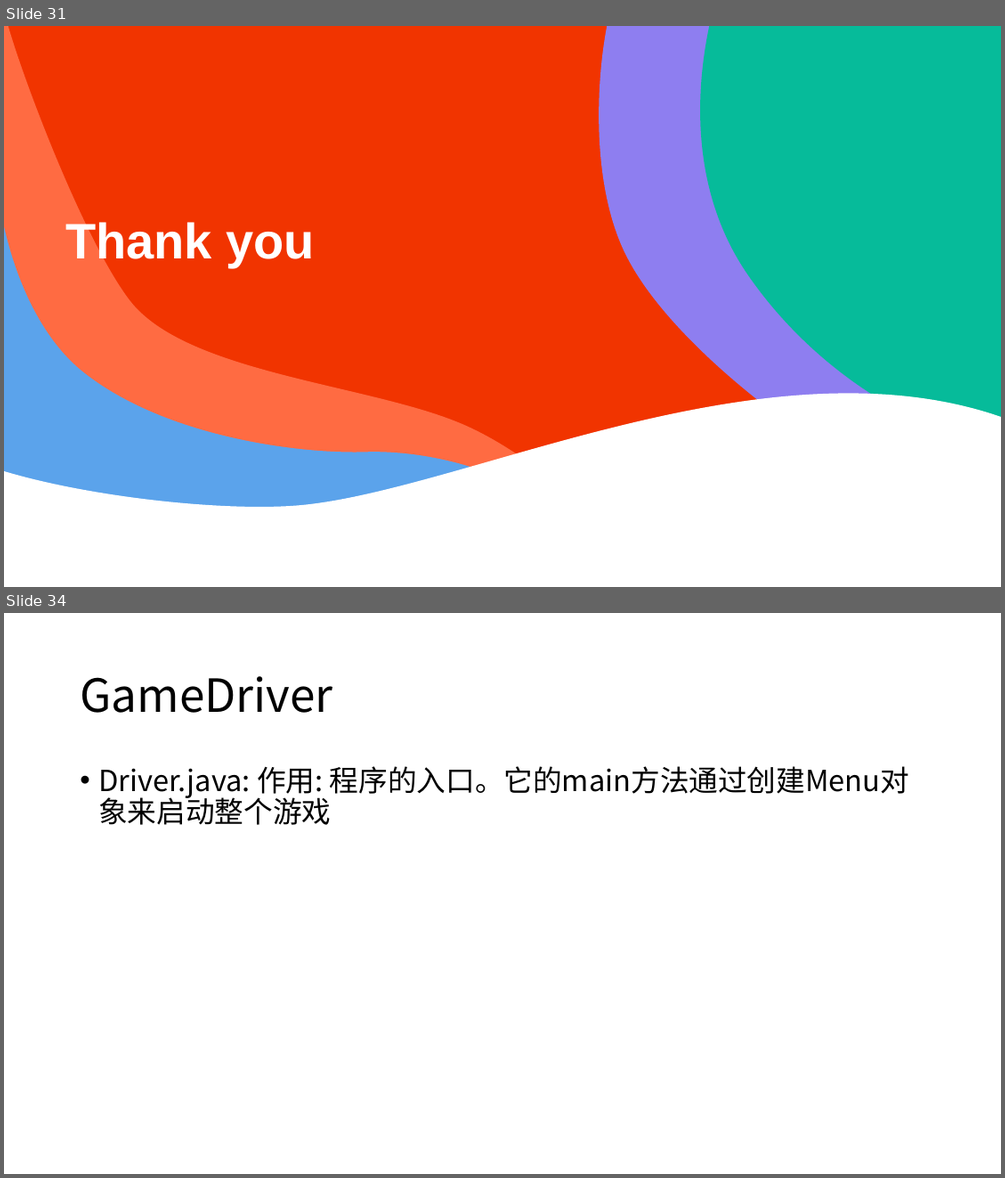
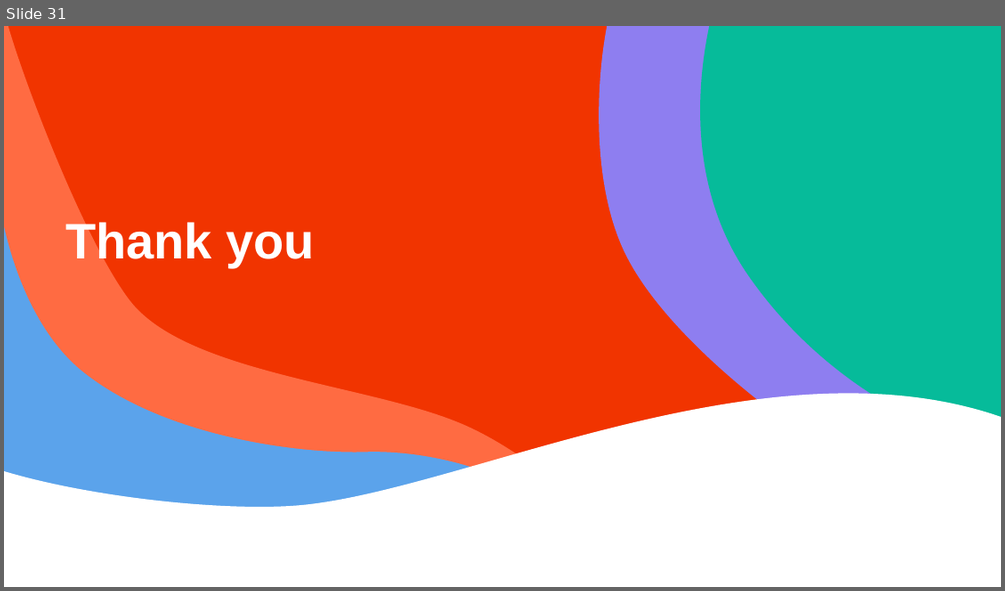
Before and after one commit to wzc506/mineswapper, a slide deck: uml.pptx. Shown one above the other, each under a label of ours: slides 31 and 34 before the commit, slide 31 after it; the slides between them are not shown. The pictures are 1005x1178 and 1005x591 pixels, drawn with LibreOffice and Linux fonts; fonts in the diff are those of the drawing. Boxes give left, top, right and bottom in pixels: in the first picture for what was removed or moved away, otherwise in the second. Text is boxed around its words. In the diff, an @@ line names an element or a change of style, - is before the commit and + after.

```diff
--- a/uml.pptx
+++ b/uml.pptx
@@ slide 34 removed at box(4, 613, 1001, 1174), background #FFFFFF @@
@@ title removed at box(80, 676, 332, 713) @@
-GameDriver
@@ text removed at box(98, 766, 909, 798) @@
-• Driver.java: 作用: 程序的入口。它的main方法通过创建Menu对象来启动整个游戏
```
Also in this commit, not shown: 1 slide added, 6 other slides removed.
